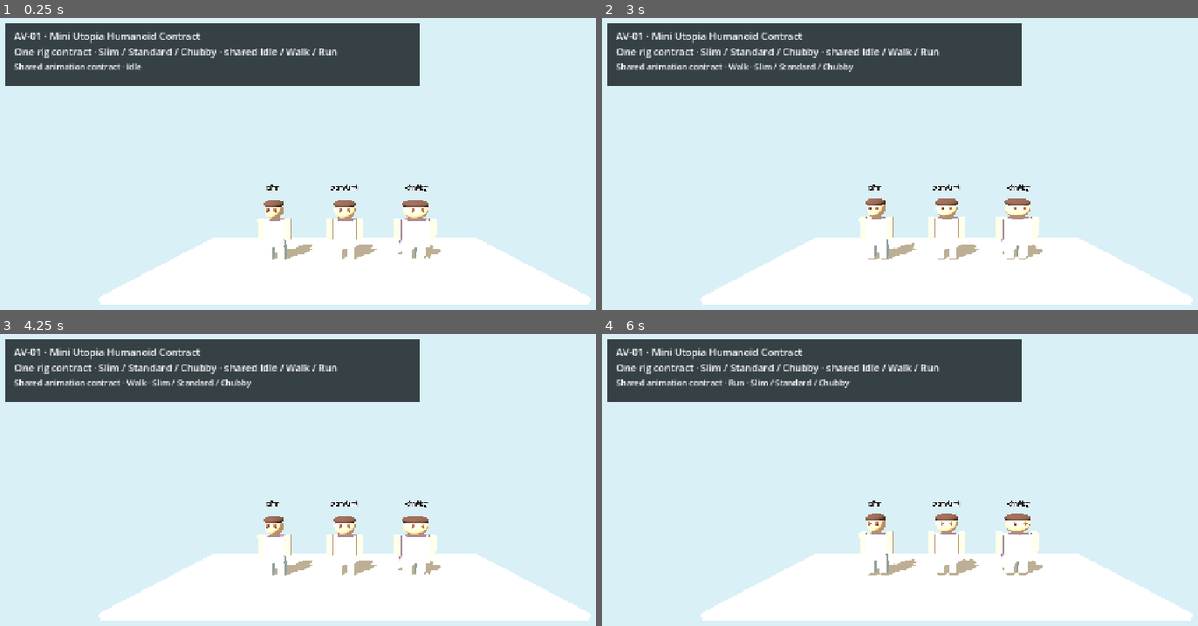
Above: before the commit, frames 1-4 (two rows, left to right).
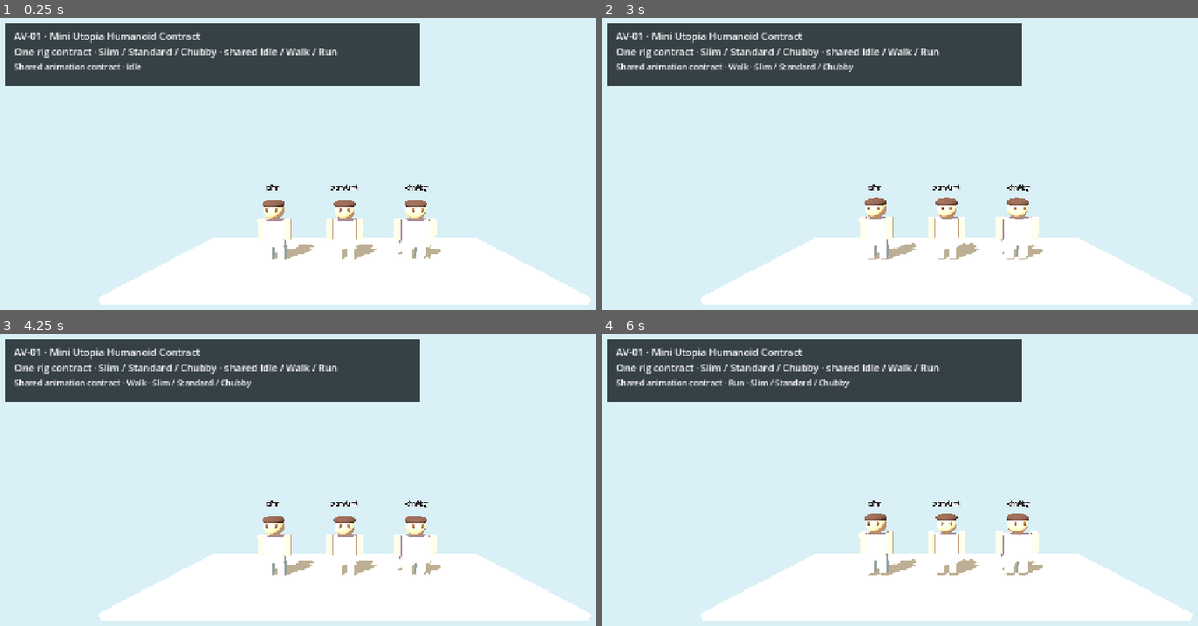
Above: after the commit, the same moments.

Repository: Mrlukahuang/mini-utopia-studio
Game: Godot game, scene res://scenes/avatar_contract_smoke_test.tscn
The game is run twice, just before and just after one commit, with the same random seed, the same clock (stepped at 60 frames per second) and the same inputs. This scene is started directly instead of the project's main scene.
Inputs (mouse positions are in pixels of both pictures, inside the frame that each line leads up to):
- Up to frame 1 (0.25 s): no input
- Up to frame 2 (3 s): tap Enter at 0.5, 2 s; move the mouse to (1102, 190) at 0.52 s; hold D (move_right) 0.53-1.28 s; tap E (interact) at 0.6, 2.1 s; click (1102, 190) at 0.67 s; tap Space (jump) at 0.77, 1.07, 1.25, 1.52, 1.82, 2.75 s; move the mouse to (804, 228) at 1.27 s; hold S (move_back) 1.28-2.03 s; tap Shift (run) at 1.35, 2.85 s; move the mouse to (1019, 123) at 2.02 s; hold D (move_right) 2.03-2.78 s; move the mouse to (911, 289) at 2.77 s; hold W (move_forward) from 2.78 s (still down); click (911, 289) at 2.92 s
- Up to frame 3 (4.25 s): tap Space (jump) at 3.02, 3.32, 3.77, 4.07 s; tap Enter at 3.5 s; move the mouse to (554, 585) at 3.52 s; release W (move_forward) at 3.53 s; hold A (move_left) from 3.53 s (still down); tap E (interact) at 3.6 s
- Up to frame 4 (6 s): tap Space (jump) at 4.25, 4.52, 4.82 s; move the mouse to (739, 468) at 4.27 s; tap Shift (run) at 4.35, 5.85 s; move the mouse to (983, 526) at 5.02 s; release A (move_left) at 5.03 s; hold S (move_back) 5.03-5.78 s; tap E (interact) at 5.1 s; click (983, 526) at 5.17 s; move the mouse to (840, 427) at 5.77 s; hold D (move_right) from 5.78 s (still down)

The runs differ from the first frame. In frame 1, 0.1% of the frame differs, in the area x 44-73%, y 62-80%; in frame 2, 0.2%; in frame 3, 0.1%; in frame 4, 0.2%, in the area x 44-74%, y 61-80%.

Commit message:
fix(play01a): decouple Godot preview head from body width

Diff:
--- a/godot/scripts/avatar_contract_preview.gd
+++ b/godot/scripts/avatar_contract_preview.gd
@@ -96,6 +96,7 @@
     root.add_child(visual)
 
     var width_scale := MiniUtopiaAvatarContract.body_width_scale(body_type)
+    var head_scale := MiniUtopiaAvatarContract.head_width_scale(body_type)
 
     _add_box(
         visual,
@@ -108,14 +109,14 @@
         visual,
         "SpeciesHead",
         Vector3(0.0, 1.72, 0.0),
-        Vector3(0.72 * width_scale, 0.67, 0.66),
+        Vector3(0.70 * head_scale, 0.69, 0.67),
         Color("#F2C7A5")
     )
     _add_sphere(
         visual,
         "Hair",
         Vector3(0.0, 1.91, -0.02),
-        Vector3(0.76 * width_scale, 0.30, 0.68),
+        Vector3(0.74 * head_scale, 0.31, 0.69),
         Color("#5B4036")
     )
 
@@ -138,14 +139,14 @@
     _add_sphere(
         visual,
         "EyeL",
-        Vector3(-0.15 * width_scale, 1.76, 0.31),
+        Vector3(-0.15 * head_scale, 1.76, 0.31),
         Vector3(0.10, 0.12, 0.08),
         Color("#7A5238")
     )
     _add_sphere(
         visual,
         "EyeR",
-        Vector3(0.15 * width_scale, 1.76, 0.31),
+        Vector3(0.15 * head_scale, 1.76, 0.31),
         Vector3(0.10, 0.12, 0.08),
         Color("#7A5238")
     )
